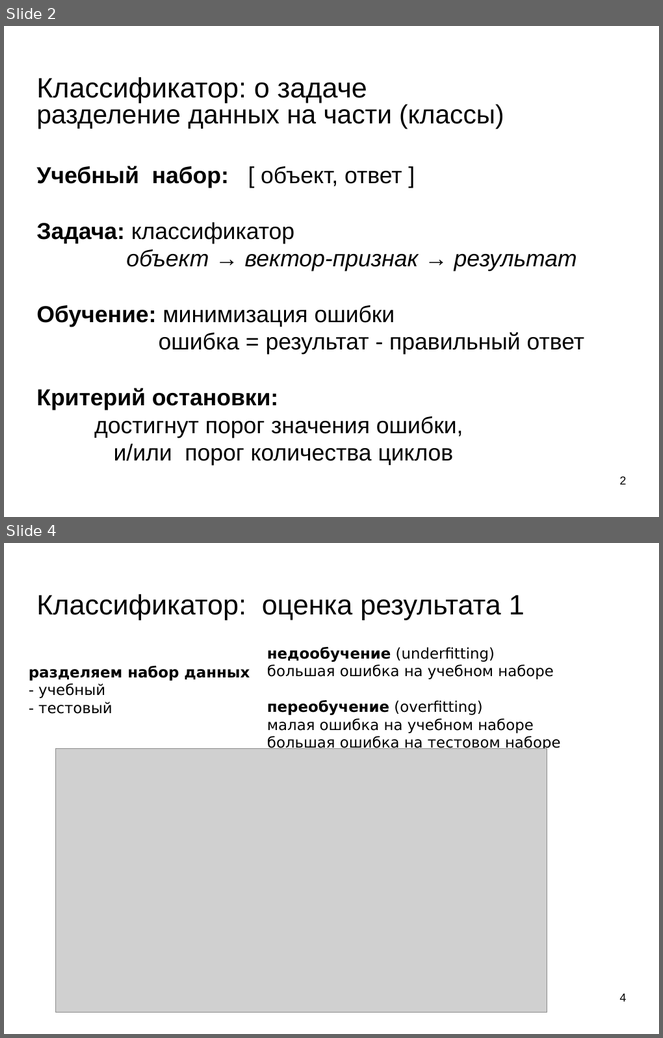
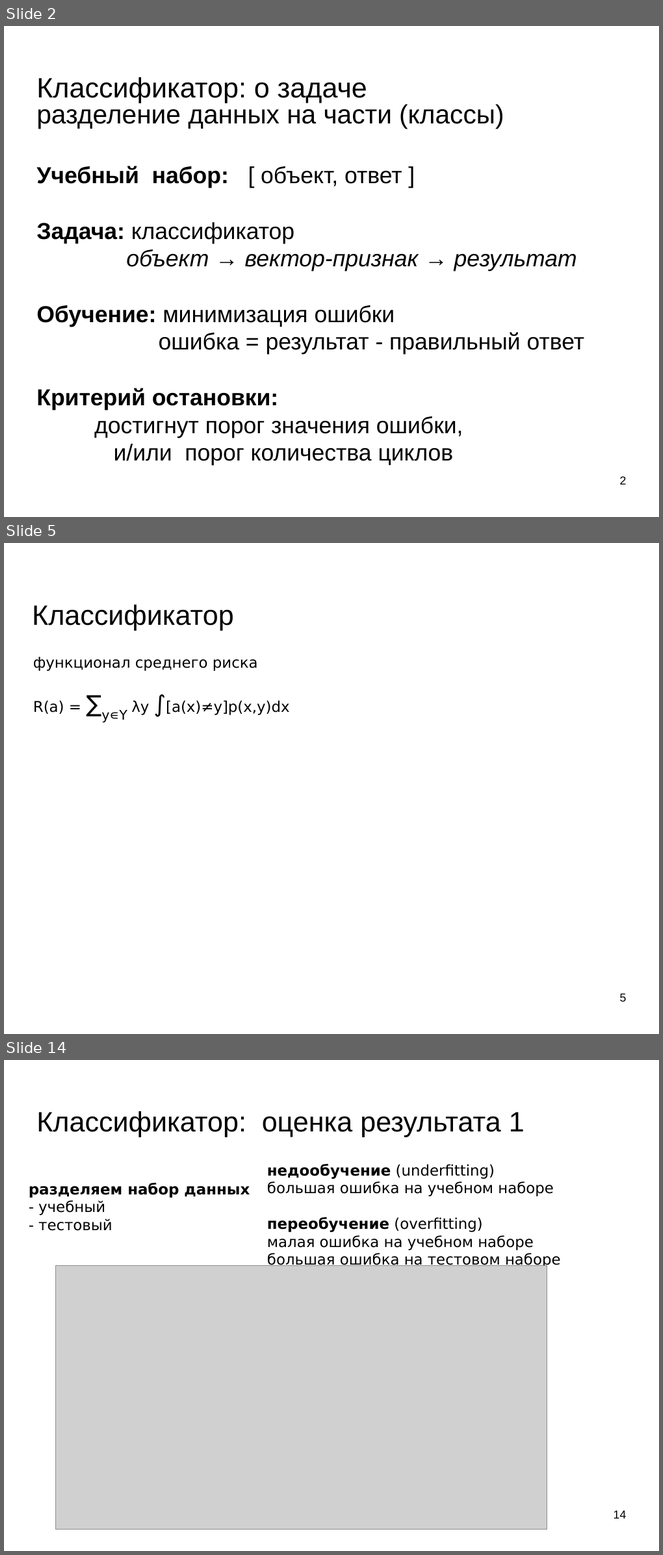
Before and after one commit to mechanoid5/ml_lectorium_legacy, a slide deck: 04-bayes.odp. Shown one above the other, each under a label of ours: slides 2 and 4 before the commit, slides 2, 5 and 14 after it; the slides between them are not shown. The pictures are 663x1038 and 663x1555 pixels, drawn with LibreOffice and Linux fonts; fonts in the diff are those of the drawing; grey boxes stand for pictures; background and template pictures are left out. Boxes give left, top, right and bottom in pixels: in the first picture for what was removed or moved away, otherwise in the second. Text is boxed around its words. In the diff, an @@ line names an element or a change of style, - is before the commit and + after.

```diff
--- a/04-bayes.odp
+++ b/04-bayes.odp
@@ slide 5 added at <box>4,543,659,1034</box>, background picture (left out) @@
@@ title added at <box>32,604,234,631</box>, 33.9 pt, text #000000 @@
+Классификатор
@@ text added at <box>33,657,289,723</box>, 18 pt, text #000000 @@
+функционал среднего риска
+R(a) = ∑y∊Y λy ∫[a(x)≠y]p(x,y)dx
@@ page number added at <box>620,993,627,1002</box>, 14 pt, text #000000 @@
+5
@@ what was slide 4 is now slide 14 @@
@@ page number at <box>614,1510,627,1519</box>: text changed @@
-4
+14
```
Also in this commit, not shown: 1 slide changed, 9 other slides added, 2 other files.
